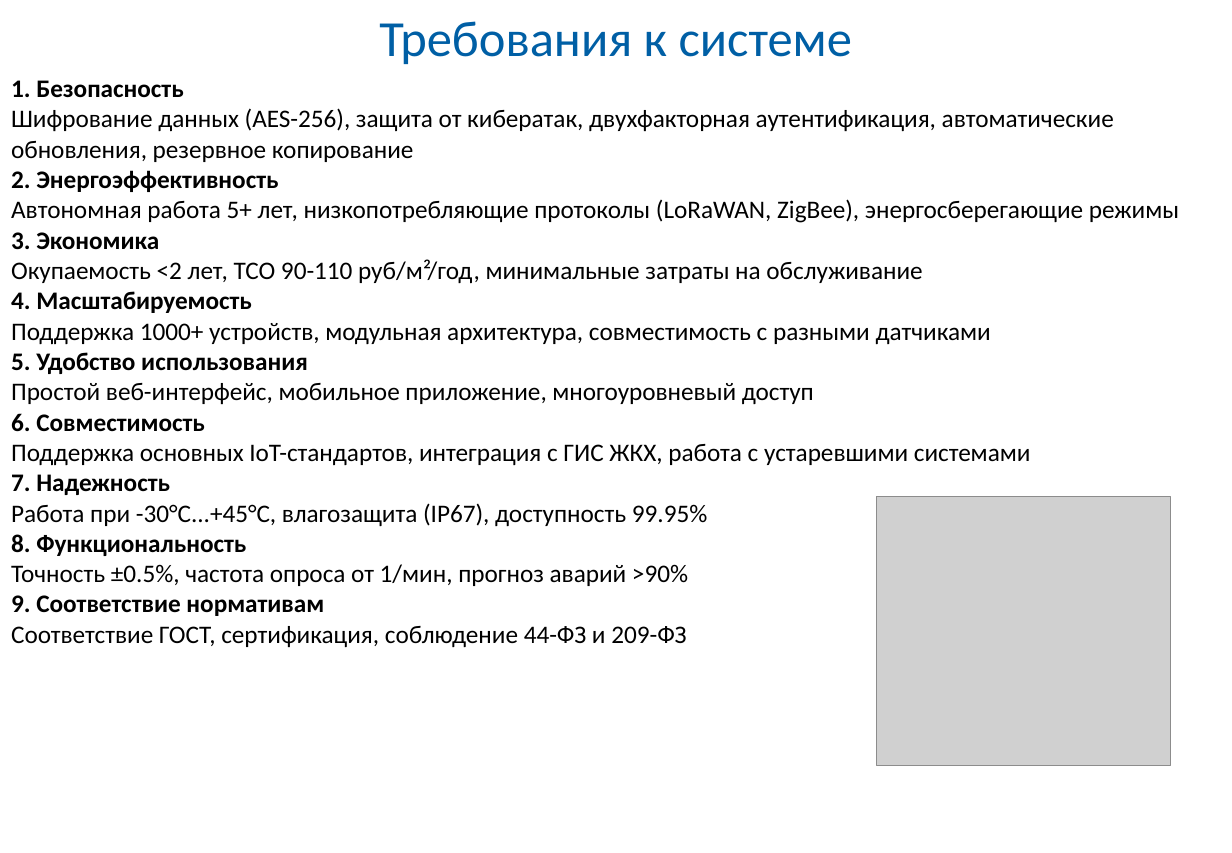
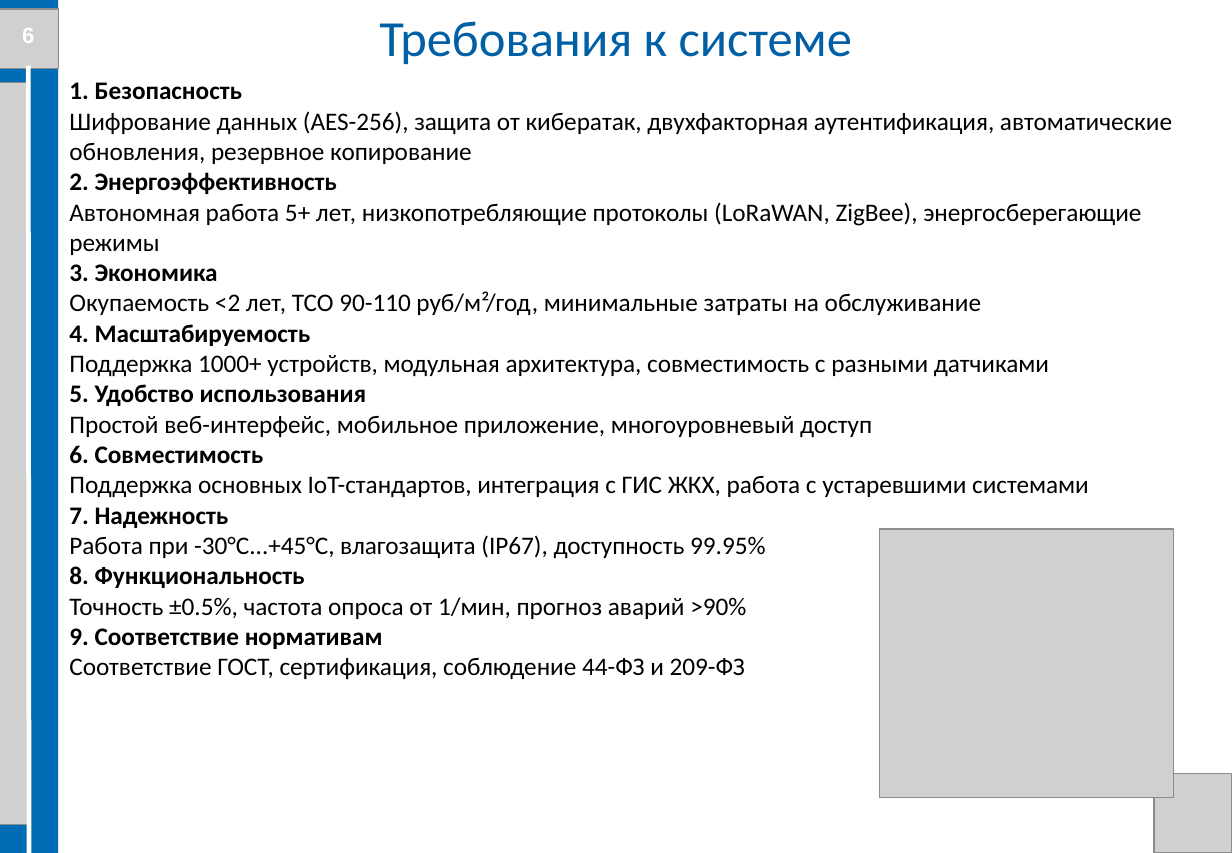
Before and after one commit to Evgenij1234/Diplom-work, a slide deck: slide 6 of Стасик/Презентация диплома Костюк С. В. БПЦ 21-01.pptx. Drawn at 1232x853 pixels with LibreOffice and Linux fonts; fonts in the diff are those of the drawing; grey boxes stand for pictures; background and template pictures are left out. Boxes give left, top, right and bottom in pixels: in the first picture for what was removed or moved away, otherwise in the second. Text is boxed around its words. In the diff, an @@ line names an element or a change of style, - is before the commit and + after.

```diff
--- a/Стасик/Презентация диплома Костюк С. В. БПЦ 21-01.pptx
+++ b/Стасик/Презентация диплома Костюк С. В. БПЦ 21-01.pptx
@@ rectangle added at bbox=[0, 0, 58, 853], fill #006CB5 @@
@@ picture added at bbox=[0, 9, 59, 69] @@
@@ text added at bbox=[22, 28, 34, 43], 14 pt, text #FFFFFF, bold @@
+6
@@ picture added at bbox=[0, 82, 28, 825] @@
@@ line added from (28, 66) to (30, 853), #FFFFFF 3 pt @@
@@ text "1. Безопасность Шифрование данных (AES-256), ..." rewrapped from bbox=[11, 80, 1179, 647] to bbox=[69, 82, 1172, 679] @@
@@ picture: place and size @@
-picture at bbox=[877, 496, 1172, 764]
+picture at bbox=[879, 529, 1174, 797]
@@ picture added at bbox=[1155, 774, 1232, 853] @@
```
Also in this commit, not shown: 11 other slides changed, 1 other file.
